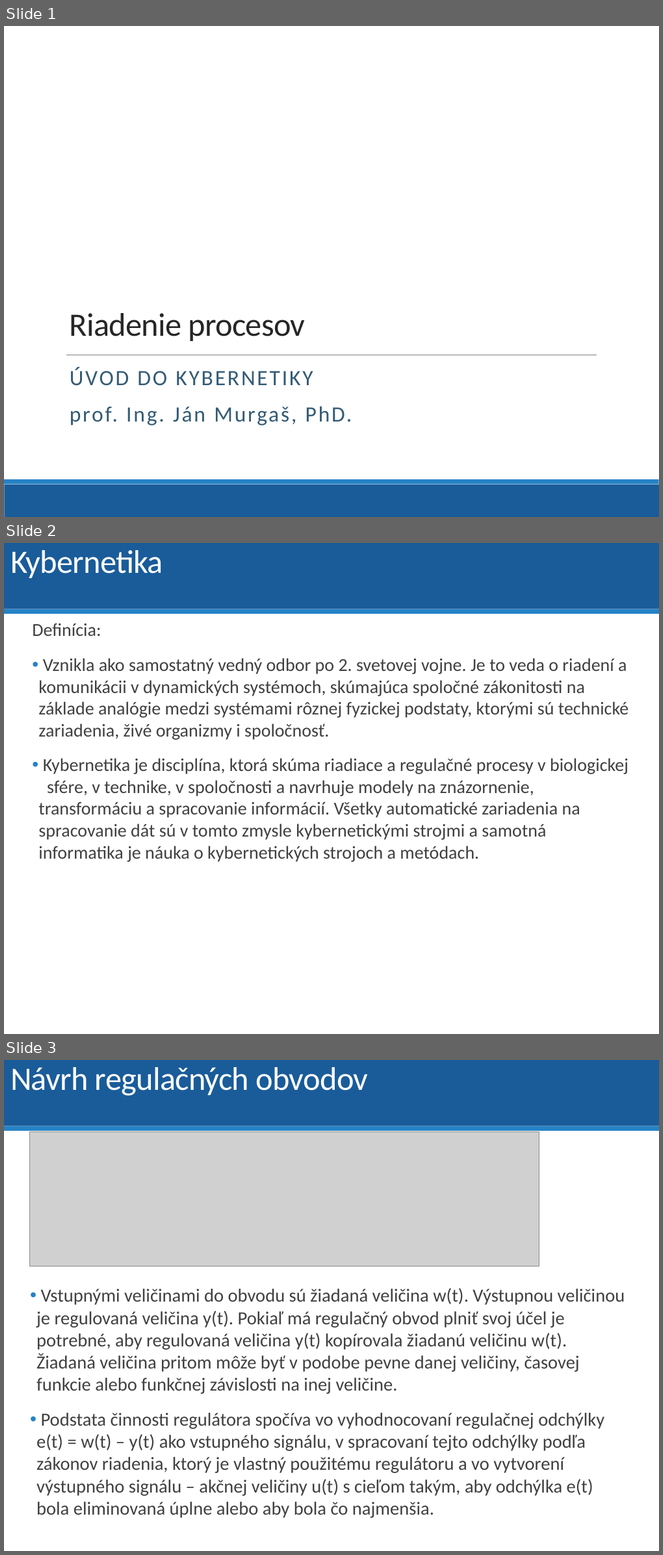
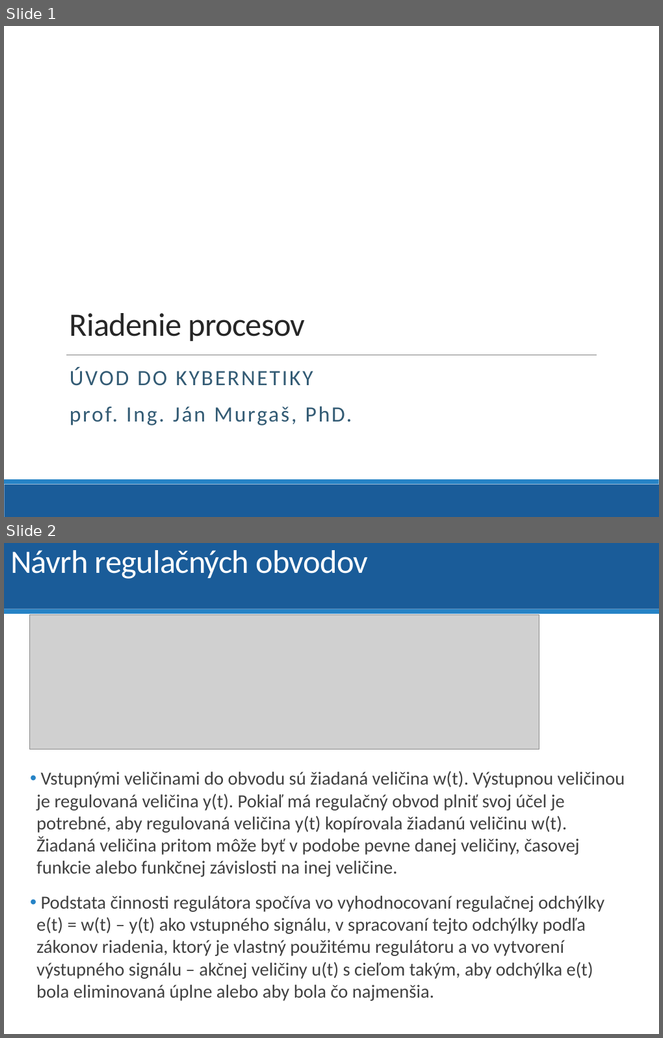
Before and after one commit to dodekm/TeamProjektKybernetika, a slide deck: Nove prednasky/P7_PID_struktura.pptx. Shown one above the other, each under a label of ours: slides 1, 2 and 3 before the commit, slides 1 and 2 after it. The pictures are 663x1555 and 663x1038 pixels, drawn with LibreOffice and Linux fonts; fonts in the diff are those of the drawing; grey boxes stand for pictures; background and template pictures are left out. Boxes give left, top, right and bottom in pixels: in the first picture for what was removed or moved away, otherwise in the second. Text is boxed around its words. In the diff, an @@ line names an element or a change of style, - is before the commit and + after.

```diff
--- a/Nove prednasky/P7_PID_struktura.pptx
+++ b/Nove prednasky/P7_PID_struktura.pptx
@@ slide 2 removed at [4,543,659,1034], background #FFFFFF; not listed: 2 template elements that a slide beside it also shows @@
@@ title removed at [10,550,163,578] @@
-Kybernetika
@@ text removed at [32,623,629,862] @@
-Definícia:
-• Vznikla ako samostatný vedný odbor po 2. svetovej vojne. Je to veda o riadení a komunikácii v dynamických systémoch, skúmajúca spoločné zákonitosti na základe analógie medzi systémami rôznej fyzickej podstaty, ktorými sú technické zariadenia, živé organizmy i spoločnosť.
-• Kybernetika je disciplína, ktorá skúma riadiace a regulačné procesy v biologickej sfére, v technike, v spoločnosti a navrhuje modely na znázornenie, transformáciu a spracovanie informácií. Všetky automatické zariadenia na spracovanie dát sú v tomto zmysle kybernetickými strojmi a samotná informatika je náuka o kybernetických strojoch a metódach.
@@ what was slide 3 is now slide 2 @@
```
Also in this commit, not shown: 3 other files.
